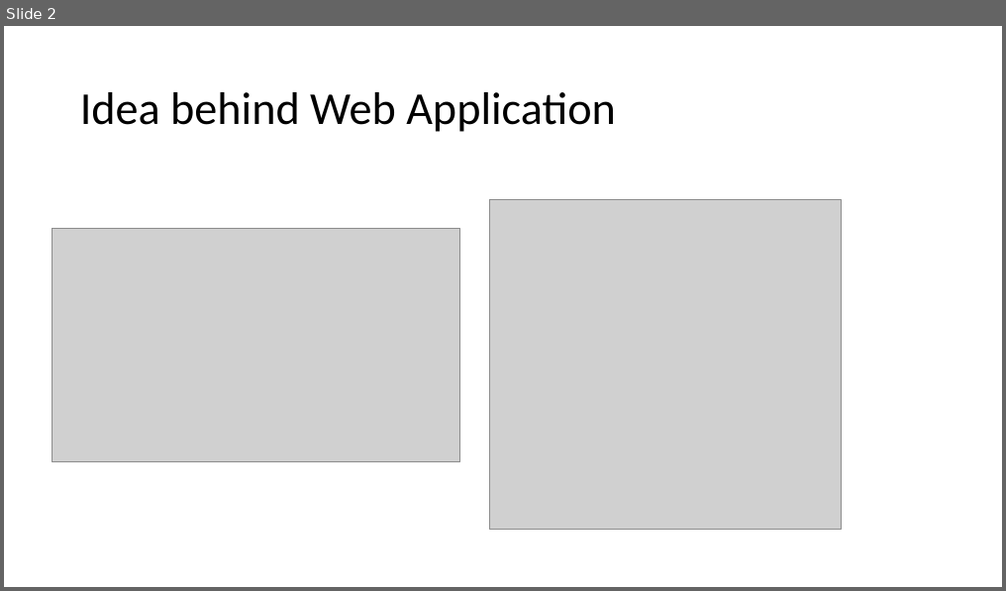
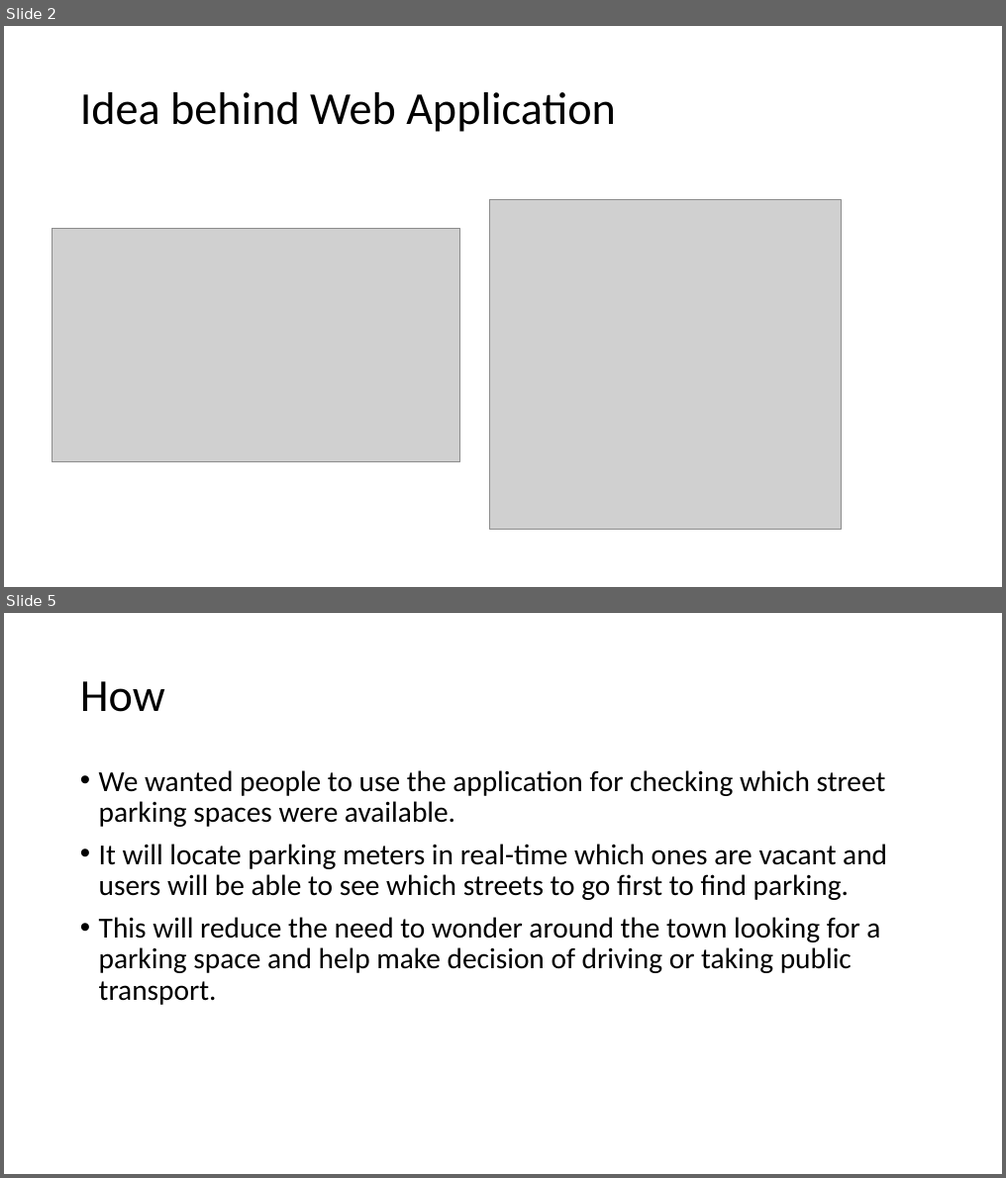
Before and after one commit to BigDataForSanDiego/2019-Team-101, a slide deck: Team World Wide.pptx. Shown one above the other, each under a label of ours: slide 2 before the commit, slides 2 and 5 after it; the slides between them are not shown. The pictures are 1006x591 and 1006x1178 pixels, drawn with LibreOffice and Linux fonts; fonts in the diff are those of the drawing; grey boxes stand for pictures. Boxes give left, top, right and bottom in pixels: in the first picture for what was removed or moved away, otherwise in the second. Text is boxed around its words. In the diff, an @@ line names an element or a change of style, - is before the commit and + after.

```diff
--- a/Team World Wide.pptx
+++ b/Team World Wide.pptx
@@ slide 5 added at bbox=[4, 613, 1002, 1174], background #FFFFFF @@
@@ title added at bbox=[80, 681, 165, 712], 44 pt, text #000000 @@
+How
@@ text added at bbox=[99, 770, 887, 1005], 28 pt, text #000000 @@
+• We wanted people to use the application for checking which street parking spaces were available.
+• It will locate parking meters in real-time which ones are vacant and users will be able to see which streets to go first to find parking.
+• This will reduce the need to wonder around the town looking for a parking space and help make decision of driving or taking public transport.
```
Also in this commit, not shown: 4 slides changed, 3 other slides added.
